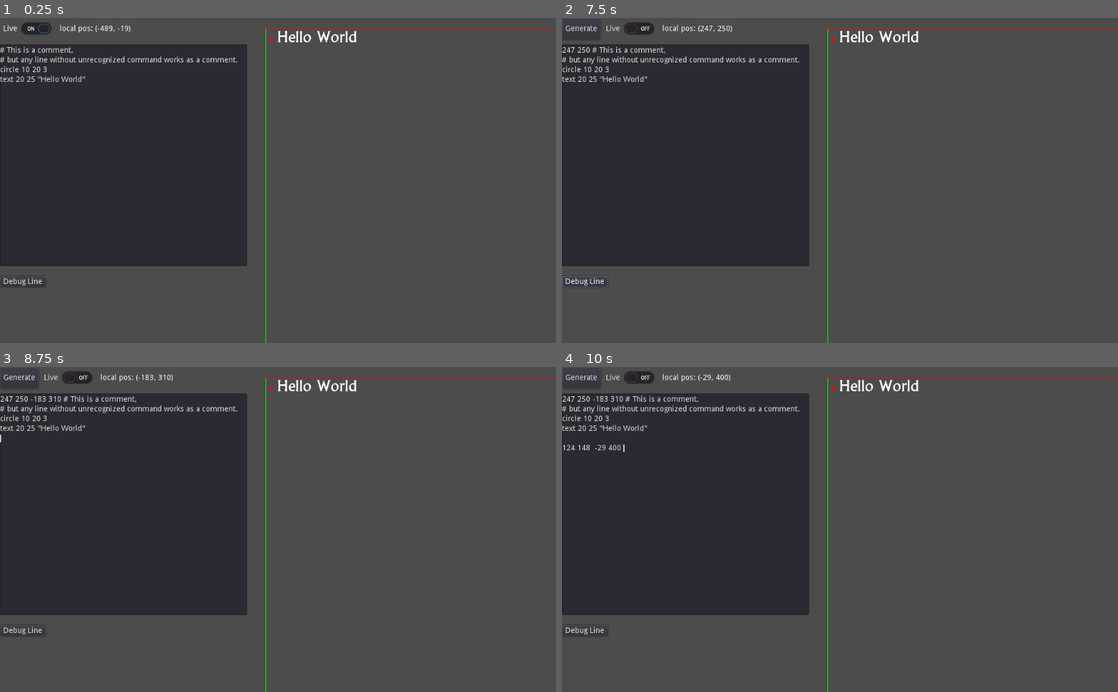
Above: before the commit, frames 1-4 (two rows, left to right).
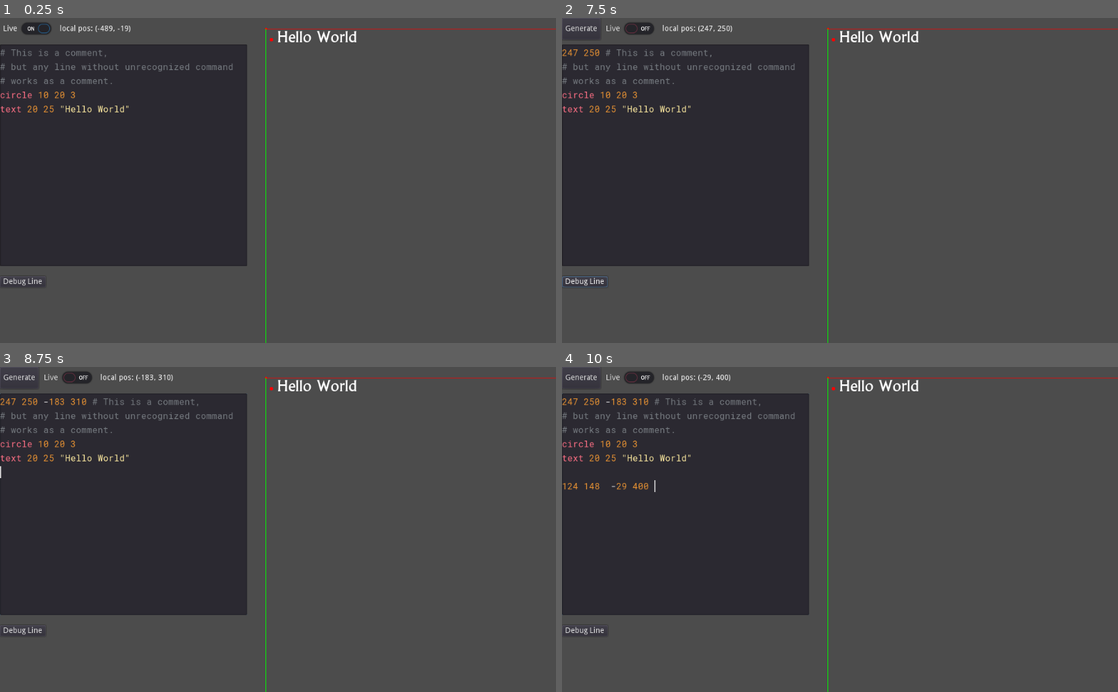
Above: after the commit, the same moments.

Repository: AnilBK/InteractiveProgramming
Game: Godot game, scene res://Shapes.tscn
The game is run twice, just before and just after one commit, with the same random seed, the same clock (stepped at 60 frames per second) and the same inputs.
Inputs (mouse positions are in pixels of both pictures, inside the frame that each line leads up to):
- Up to frame 1 (0.25 s): no input
- Up to frame 2 (7.5 s): click "Live" at 0.5 s; click "Generate" at 1.25 s; click "Debug Line" at 2 s; click "Generate" at 2.75 s; click "Live" at 3.5 s; click "Debug Line" at 4.25 s; click "Live" at 5 s; click "Generate" at 5.75 s; click "Debug Line" at 6.5 s; tap Enter at 7.25 s; move the mouse to (962, 164) at 7.27 s; tap Middle mouse button (insert_mouse_position) at 7.35 s
- Up to frame 3 (8.75 s): tap Space at 8 s; move the mouse to (166, 545) at 8.02 s; tap Middle mouse button (insert_mouse_position) at 8.1 s
- Up to frame 4 (10 s): tap Enter at 8.75 s; move the mouse to (895, 458) at 8.77 s; tap Middle mouse button (insert_mouse_position) at 8.85, 9.6 s; tap Space at 9.5 s; move the mouse to (812, 594) at 9.52 s

The runs differ from the first frame. In frame 1, 1.4% of the frame differs, in the area x 0-43%, y 8-30%; in frame 2, 1.5%; in frame 3, 1.6%; in frame 4, 1.7%, in the area x 0-43%, y 8-39%.

Commit message:
[Editor] : Add syntax highlighting.

Diff:
--- a/Shapes.gd
+++ b/Shapes.gd
@@ -69,6 +69,19 @@
 	var final_str = String(" ").join(strings_splitted)
 	return final_str
 
+func add_syntax_highlighting():
+	program_node.syntax_highlighting = true
+
+	#Register built in keywords.
+	for type in built_in_types:
+		var keyword = type.name
+		program_node.add_keyword_color(keyword, Color("ff7085"))
+
+	#Strings.
+	program_node.add_color_region("\"", "\"", Color("ffeca1"))
+	#Comments.
+	program_node.add_color_region("#", "", Color("80c1cdd0"), true)
+
 func _ready():
 	font.font_data = load("res://Alaska.ttf")
 	font.size = 28
@@ -76,6 +89,8 @@
 	$HBoxContainer/Generate.visible = not live
 
 	_on_Program_text_changed()
+
+	add_syntax_highlighting()
 
 func _input(_event):
 	if Input.is_action_just_pressed("insert_mouse_position"):
--- a/Shapes.tscn
+++ b/Shapes.tscn
@@ -1,6 +1,10 @@
-[gd_scene load_steps=2 format=2]
+[gd_scene load_steps=4 format=2]
 
 [ext_resource path="res://Shapes.gd" type="Script" id=1]
+[ext_resource path="res://RobotoMono-Regular.ttf" type="DynamicFontData" id=2]
+
+[sub_resource type="DynamicFont" id=1]
+font_data = ExtResource( 2 )
 
 [node name="Shapes" type="Control"]
 script = ExtResource( 1 )
@@ -32,8 +36,10 @@
 margin_top = 49.0
 margin_right = 455.0
 margin_bottom = 458.0
+custom_fonts/font = SubResource( 1 )
 text = "# This is a comment,
-# but any line without unrecognized command works as a comment.
+# but any line without unrecognized command
+# works as a comment.
 circle 10 20 3
 text 20 25 \"Hello World\"
 "
Binary file added: RobotoMono-Regular.ttf
